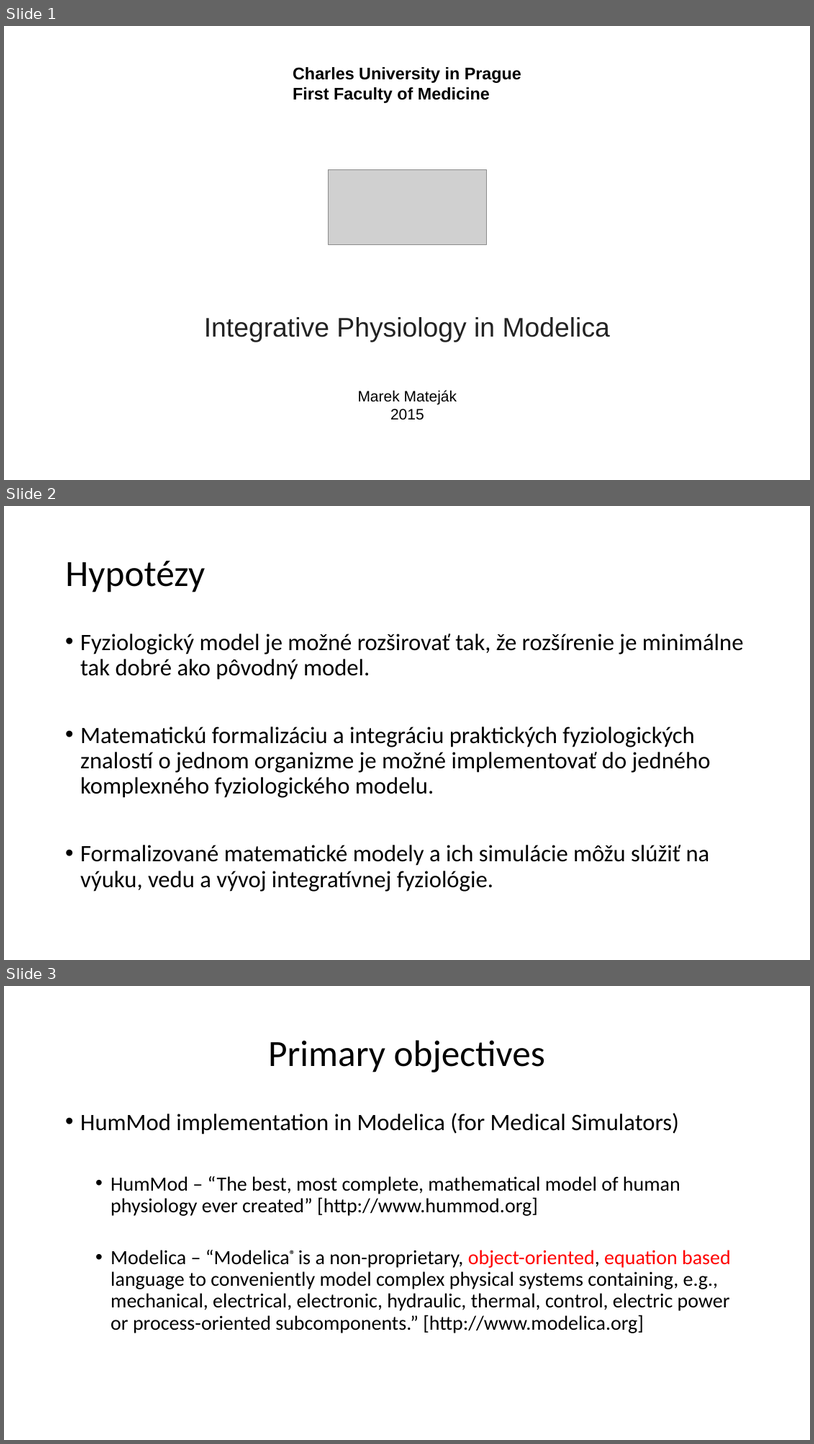
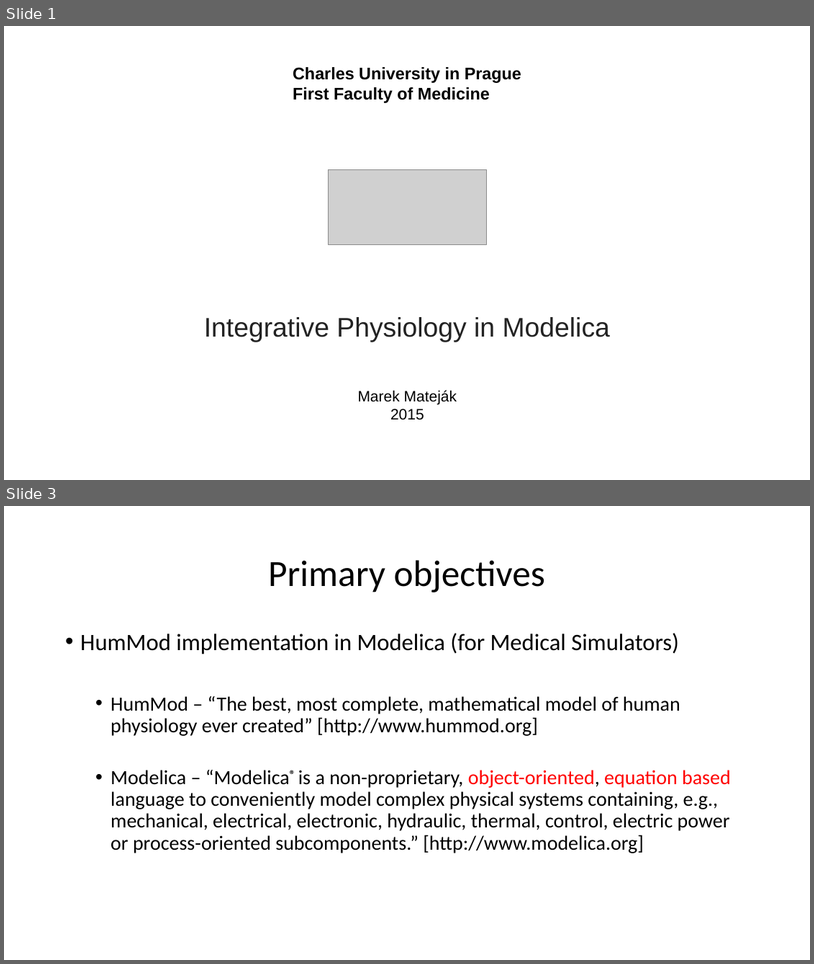
Before and after one commit to MarekMatejak/dissertation, a slide deck: obhajoba.ppt. Shown one above the other, each under a label of ours: slides 1, 2 and 3 before the commit, slides 1 and 3 after it; the slides between them are not shown. The pictures are 814x1444 and 814x964 pixels, drawn with LibreOffice and Linux fonts; fonts in the diff are those of the drawing; grey boxes stand for pictures. Boxes give left, top, right and bottom in pixels: in the first picture for what was removed or moved away, otherwise in the second. Text is boxed around its words. In the diff, an @@ line names an element or a change of style, - is before the commit and + after.

```diff
--- a/obhajoba.ppt
+++ b/obhajoba.ppt
@@ slide 2 removed at (4,506,810,960), background #FFFFFF @@
@@ title removed at (65,561,205,592) @@
-Hypotézy
@@ text removed at (80,633,744,891) @@
-• Fyziologický model je možné rozširovať tak, že rozšírenie je minimálne tak dobré ako pôvodný model.
-• Matematickú formalizáciu a integráciu praktických fyziologických znalostí o jednom organizme je možné implementovať do jedného komplexného fyziologického modelu.
-• Formalizované matematické modely a ich simulácie môžu slúžiť na výuku, vedu a vývoj integratívnej fyziológie.
```
Also in this commit, not shown: 2 slides changed, 1 slide added, 1 other file.
